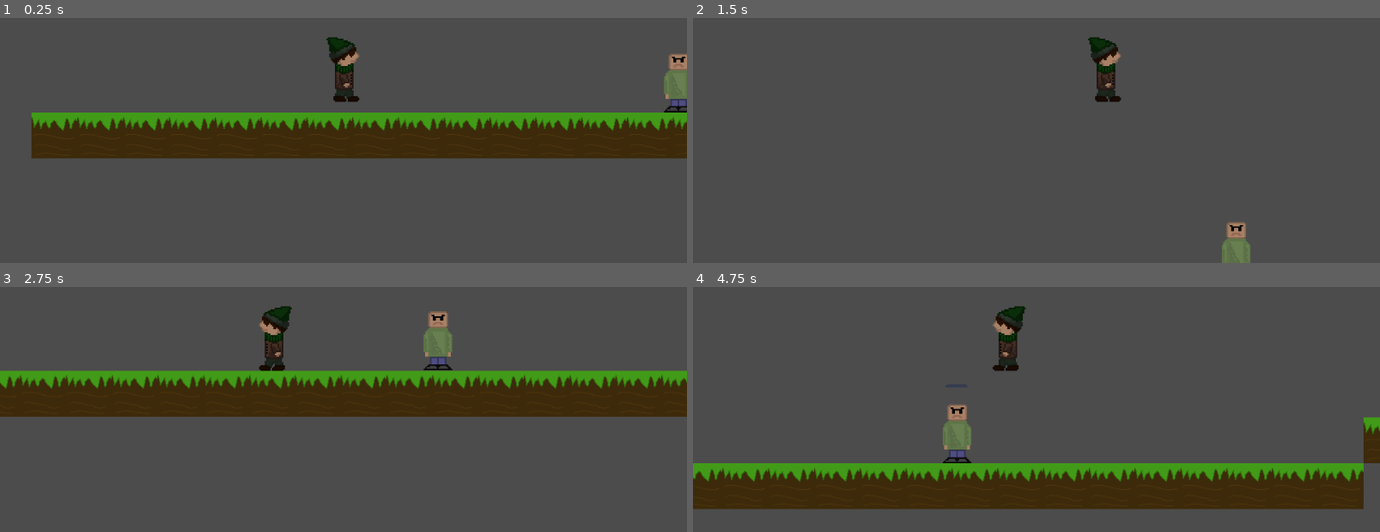
Above: before the commit, frames 1-4 (two rows, left to right).
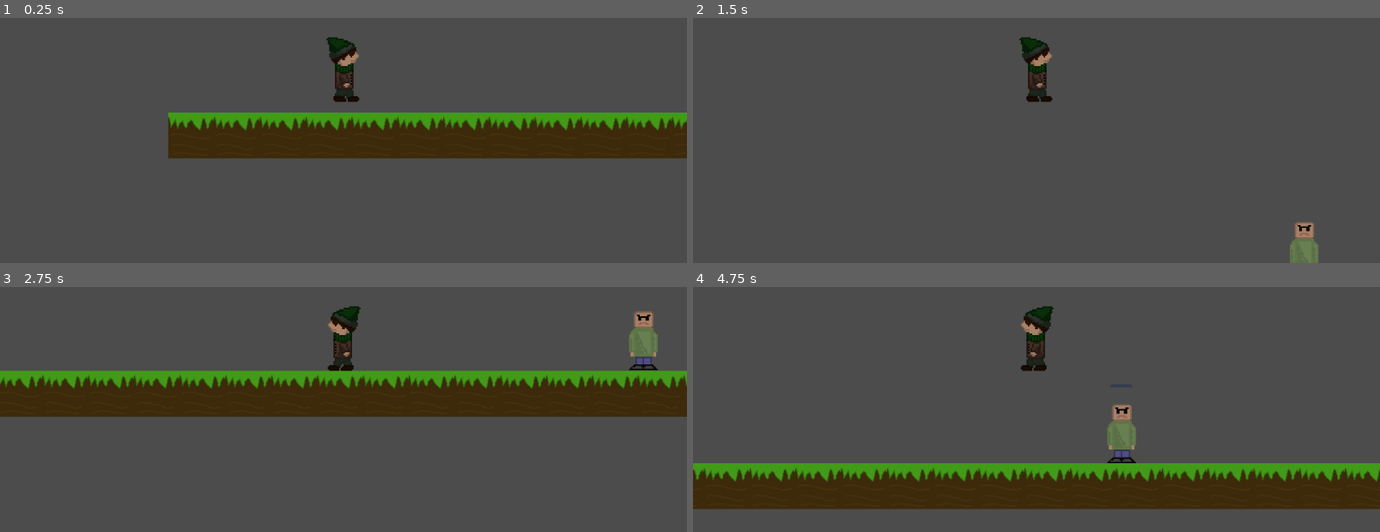
Above: after the commit, the same moments.

Repository: definitely-not-hentai/livre_jam_project
Game: Godot game, scene res://Scenes/Level_1.tscn
Two runs of this game, one before a commit and one after it. Both use one fixed random seed, a clock stepped at 60 frames per second and the inputs below. The engine's default icon, where the game draws it, is replaced by a stand-in: a white triangle on a blue panel in a dark square.
Inputs:
- Up to frame 1 (0.25 s): no input
- Up to frame 2 (1.5 s): tap Enter at 0.5 s; hold Right (ui_right) from 0.53 s (still down); tap Up (ui_up) at 0.77 s
- Up to frame 3 (2.75 s): tap Up (ui_up) at 1.52 s; release Right (ui_right) at 2.03 s; hold Left (ui_left) from 2.03 s (still down)
- Up to frame 4 (4.75 s): release Left (ui_left) at 2.78 s; hold Right (ui_right) 2.78-4.28 s; tap Up (ui_up) at 3.02, 3.77, 4.52 s; hold Left (ui_left) from 4.28 s (still down)

The runs differ from the first frame. In frame 1, 5.1% of the frame differs, in the area x 4-100%, y 14-58%; in frame 2, 2.8%; in frame 3, 4.9%; in frame 4, 6.5%, in the area x 0-100%, y 7-91%.

Commit message:
Monstros atacam se atacados

Diff:
--- a/Scenes/Level_1.tscn
+++ b/Scenes/Level_1.tscn
@@ -1,16 +1,16 @@
-[gd_scene load_steps=10 format=2]
+[gd_scene load_steps=11 format=2]
 
 [ext_resource path="res://Scripts/Level_1.gd" type="Script" id=1]
 [ext_resource path="res://TileSets/tiles.tres" type="TileSet" id=2]
-[ext_resource path="res://icon.png" type="Texture" id=3]
-[ext_resource path="res://Scenes/NPC.tscn" type="PackedScene" id=4]
-[ext_resource path="res://Scenes/Monster.tscn" type="PackedScene" id=5]
+[ext_resource path="res://Scenes/NPC.tscn" type="PackedScene" id=3]
+[ext_resource path="res://Scenes/Monster.tscn" type="PackedScene" id=4]
+[ext_resource path="res://icon.png" type="Texture" id=5]
 [ext_resource path="res://Scenes/Player.tscn" type="PackedScene" id=6]
 
 [sub_resource type="RectangleShape2D" id=1]
 
 custom_solver_bias = 0.0
-extents = Vector2( 1192.52, 31 )
+extents = Vector2( 8119.85, 31 )
 
 [sub_resource type="RectangleShape2D" id=2]
 
@@ -37,18 +37,39 @@
 "method": "back"
 } ]
 }
+
+[sub_resource type="Animation" id=4]
+
+resource_name = "Fall_end_anim"
+length = 1.0
+loop = false
+step = 0.1
+tracks/0/type = "method"
+tracks/0/path = NodePath("Player")
+tracks/0/interp = 1
+tracks/0/loop_wrap = true
+tracks/0/imported = false
+tracks/0/enabled = true
+tracks/0/keys = {
+"times": PoolRealArray( 0 ),
+"transitions": PoolRealArray( 1 ),
+"values": [ {
+"args": [  ],
+"method": "fix_camera"
+} ]
+}
 tracks/1/type = "method"
-tracks/1/path = NodePath("Player")
+tracks/1/path = NodePath(".")
 tracks/1/interp = 1
 tracks/1/loop_wrap = true
 tracks/1/imported = false
 tracks/1/enabled = true
 tracks/1/keys = {
-"times": PoolRealArray( 0 ),
+"times": PoolRealArray( 1 ),
 "transitions": PoolRealArray( 1 ),
 "values": [ {
-"args": [ false ],
-"method": "set_process"
+"args": [  ],
+"method": "back"
 } ]
 }
 
@@ -76,87 +97,75 @@
 format = 1
 tile_data = PoolIntArray( -524195, 0, 0, -524194, 0, 0, -524193, 0, 0, -524192, 0, 0, -524191, 0, 0, -524190, 0, 0, -52 …(1662 unchanged characters)…
 
-[node name="Floor" type="StaticBody2D" parent="." index="1"]
-
-position = Vector2( 581.631, 646.353 )
-input_pickable = false
-collision_layer = 1
-collision_mask = 1
-constant_linear_velocity = Vector2( 0, 0 )
-constant_angular_velocity = 0.0
-friction = 1.0
-bounce = 0.0
+[node name="Limite" type="Area2D" parent="." index="1"]
+
+position = Vector2( 587.969, 462.552 )
+input_pickable = true
+gravity_vec = Vector2( 0, 1 )
+gravity = 98.0
+linear_damp = 0.1
+angular_damp = 1.0
+audio_bus_override = false
+audio_bus_name = "Master"
 _sections_unfolded = [ "Collision" ]
-__meta__ = {
-"_edit_group_": true
-}
-
-[node name="Sprite" type="Sprite" parent="Floor" index="0"]
-
-position = Vector2( -178.582, -2.09509 )
-scale = Vector2( 37.0889, 1 )
-texture = ExtResource( 3 )
-
-[node name="CollisionShape2D" type="CollisionShape2D" parent="Floor" index="1"]
-
-position = Vector2( -184.17, -4.94238 )
+
+[node name="CollisionShape2D" type="CollisionShape2D" parent="Limite" index="0"]
+
+position = Vector2( 1798.16, 5.3822 )
 shape = SubResource( 1 )
 
-[node name="NPC" parent="." index="2" instance=ExtResource( 4 )]
+[node name="NPC" parent="." index="2" instance=ExtResource( 3 )]
 
 position = Vector2( 1031.93, 208.425 )
 _sections_unfolded = [ "Transform" ]
 
-[node name="Monster" parent="." index="3" instance=ExtResource( 5 )]
+[node name="Monster" parent="." index="3" instance=ExtResource( 4 )]
 
 position = Vector2( 2398.31, 62.9037 )
 WALKING = true
 FROM = 1900
 TO = 2400
-agressivo = false
-GRAVITY = 800
-
-[node name="Monster2" parent="." index="4" instance=ExtResource( 5 )]
+ATTACK_DELAY = 1.1
+
+[node name="Monster2" parent="." index="4" instance=ExtResource( 4 )]
 
 position = Vector2( 3422.58, -56.0365 )
 WALKING = true
 FROM = 3120
 TO = 3440
-agressivo = false
-GRAVITY = 800
-
-[node name="Monster3" parent="." index="5" instance=ExtResource( 5 )]
+ATTACK_DELAY = 1.1
+
+[node name="Monster3" parent="." index="5" instance=ExtResource( 4 )]
 
 position = Vector2( 2925.82, 190.184 )
 WALKING = true
 FROM = 2920
 TO = 3830
-agressivo = false
-GRAVITY = 800
-
-[node name="Monster4" parent="." index="6" instance=ExtResource( 5 )]
+ATTACK_DELAY = 1.1
+
+[node name="Monster4" parent="." index="6" instance=ExtResource( 4 )]
 
 position = Vector2( 5247.19, -61.2818 )
 WALKING = true
 FROM = 4550
 TO = 5250
-agressivo = false
-
-[node name="Monster6" parent="." index="7" instance=ExtResource( 5 )]
+ATTACK_DELAY = 1.1
+
+[node name="Monster6" parent="." index="7" instance=ExtResource( 4 )]
 
 position = Vector2( 5239.41, -481.475 )
 WALKING = true
 FROM = 4550
 TO = 5250
-agressivo = false
-
-[node name="Monster5" parent="." index="8" instance=ExtResource( 5 )]
+ATTACK_DELAY = 1.1
+
+[node name="Monster5" parent="." index="8" instance=ExtResource( 4 )]
 
 position = Vector2( 5851, -497.038 )
 WALKING = true
 FROM = 5450
 TO = 5850
-agressivo = false
+ATTACK_DELAY = 1.1
 
 [node name="Final" type="Area2D" parent="." index="9"]
 
@@ -171,21 +180,14 @@
 
 [node name="Sprite" type="Sprite" parent="Final" index="0"]
 
-texture = ExtResource( 3 )
+texture = ExtResource( 5 )
 
 [node name="CollisionShape2D" type="CollisionShape2D" parent="Final" index="1"]
 
 position = Vector2( 123.896, -103.247 )
 shape = SubResource( 2 )
 
-[node name="Player" parent="." index="10" instance=ExtResource( 6 )]
-
-position = Vector2( 563.818, 162.718 )
-GRAVITY = 1000
-WALK_SPEED = 300
-JUMP_SPEED = 700
-
-[node name="AnimationPlayer" type="AnimationPlayer" parent="." index="11"]
+[node name="AnimationPlayer" type="AnimationPlayer" parent="." index="10"]
 
 root_node = NodePath("..")
 autoplay = ""
@@ -193,4 +195,9 @@
 playback_default_blend_time = 0.0
 playback_speed = 1.0
 anims/End_anim = SubResource( 3 )
+anims/Fall_end_anim = SubResource( 4 )
 blend_times = [  ]
+
+[node name="Player" parent="." index="11" instance=ExtResource( 6 )]
+
+position = Vector2( 372.719, 163.065 )
--- a/Scenes/Monster.tscn
+++ b/Scenes/Monster.tscn
@@ -153,7 +153,12 @@
 [sub_resource type="RectangleShape2D" id=8]
 
 custom_solver_bias = 0.0
-extents = Vector2( 19.179, 34.7546 )
+extents = Vector2( 30.3049, 5.9215 )
+
+[sub_resource type="RectangleShape2D" id=9]
+
+custom_solver_bias = 0.0
+extents = Vector2( 254.167, 40.8019 )
 
 [node name="Monster" type="KinematicBody2D" index="0"]
 
@@ -168,9 +173,10 @@
 FROM = null
 TO = null
 agressivo = false
-GRAVITY = 700
+GRAVITY = 800
 WALK_SPEED = 200
-JUMP_SPEED = 600
+JUMP_SPEED = 700
+ATTACK_DELAY = 1.1
 
 [node name="CollisionShape2D" type="CollisionShape2D" parent="." index="0"]
 
@@ -183,6 +189,7 @@
 offset = Vector2( 0, -40 )
 vframes = 2
 hframes = 2
+frame = 3
 _sections_unfolded = [ "Animation", "Offset", "Region", "Transform", "Z Index" ]
 
 [node name="AnimationPlayer" type="AnimationPlayer" parent="." index="2"]
@@ -214,7 +221,7 @@
 
 [node name="CollisionShape2D" type="CollisionShape2D" parent="Ataque" index="0"]
 
-position = Vector2( -19.0645, -43.4542 )
+position = Vector2( -1.25324, -41.7023 )
 shape = SubResource( 8 )
 
 [node name="Putisse" type="Sprite" parent="." index="4"]
@@ -223,4 +230,26 @@
 position = Vector2( 0, -95.2669 )
 scale = Vector2( 0.150553, 0.150405 )
 texture = ExtResource( 3 )
-_sections_unfolded = [ "Transform" ]
+_sections_unfolded = [ "Transform", "Visibility" ]
+
+[node name="Deteccao" type="Area2D" parent="." index="5"]
+
+input_pickable = true
+gravity_vec = Vector2( 0, 1 )
+gravity = 98.0
+linear_damp = 0.1
+angular_damp = 1.0
+audio_bus_override = false
+audio_bus_name = "Master"
+
+[node name="CollisionShape2D" type="CollisionShape2D" parent="Deteccao" index="0"]
+
+position = Vector2( 1.629, -37.4671 )
+shape = SubResource( 9 )
+
+[node name="Attack_Timer" type="Timer" parent="." index="6"]
+
+process_mode = 1
+wait_time = 1.0
+one_shot = true
+autostart = false
--- a/Scenes/Player.tscn
+++ b/Scenes/Player.tscn
@@ -97,9 +97,9 @@
 collision/safe_margin = 0.08
 script = ExtResource( 1 )
 _sections_unfolded = [ "Collision", "Material", "Pause", "Pickable", "Transform", "Visibility", "Z Index", "collision" ]
-GRAVITY = 800
-WALK_SPEED = 200
-JUMP_SPEED = 500
+GRAVITY = 1000
+WALK_SPEED = 300
+JUMP_SPEED = 700
 
 [node name="CollisionShape2D" type="CollisionShape2D" parent="." index="0"]
 
@@ -123,7 +123,7 @@
 limit_right = 10000000
 limit_bottom = 10000000
 limit_smoothed = false
-drag_margin_h_enabled = true
+drag_margin_h_enabled = false
 drag_margin_v_enabled = false
 smoothing_enabled = false
 smoothing_speed = 5.0
@@ -136,6 +136,7 @@
 editor_draw_screen = true
 editor_draw_limits = false
 editor_draw_drag_margin = false
+_sections_unfolded = [ "Drag Margin" ]
 
 [node name="AnimationPlayer" type="AnimationPlayer" parent="." index="3"]
 
--- a/Scripts/Level_1.gd
+++ b/Scripts/Level_1.gd
@@ -5,10 +5,14 @@
 # var b = "textvar"
 
 func _ready():
-	$Final.connect("body_entered",self,"on_body_enter")
+	$Final.connect("body_entered",self,"on_final")
+	$Limite.connect("body_entered",self,"on_limite")
 	pass
 
-func on_body_enter(body):
+func on_limite(body):
+	if body.is_in_group("Player"):
+		$AnimationPlayer.play("Fall_end_anim")
+func on_final(body):
 	if body.is_in_group("Player"):
 		$AnimationPlayer.play("End_anim")
 	pass
--- a/Scripts/Monster.gd
+++ b/Scripts/Monster.gd
@@ -16,9 +16,13 @@
 export(int) var GRAVITY = 800
 export(int) var WALK_SPEED = 200
 export(int) var JUMP_SPEED = 700
+export(float) var ATTACK_DELAY = 1.1
 
 var last = false
 var is_attacking = false
+var ve_player = false
+var player
+var can_attack = true
 
 var linear_velocity = Vector2(0,0)
 
@@ -27,16 +31,32 @@
 	# Initialization here
 	add_to_group("Monster")
 	$AnimationPlayer.connect("animation_finished",self,"animation_end")
-	$Ataque.connect("body_entered",self,"ataque_entered")
+	#$Ataque.connect("body_entered",self,"ataque_entered")
+	$Deteccao.connect("body_entered",self,"player_entered")
+	$Deteccao.connect("body_exited",self,"player_exit")
+	$Attack_Timer.wait_time = ATTACK_DELAY
+	$Attack_Timer.connect("timeout",self,"attack_timeout")
 	if agressivo:
 		$Putisse.show()
 	pass
 
-func ataque_entered(body):
-	if is_attacking and body.is_in_group("Player"):
-		body.attack()
-		pass
-	pass
+func attack_timeout():
+	can_attack = true
+
+func player_entered(body):
+	if body.is_in_group("Player"):
+		ve_player = true
+		player = body
+
+func player_exit(body):
+	if body.is_in_group("Player"):
+		ve_player = false
+
+#func ataque_entered(body):
+#	if is_attacking and body.is_in_group("Player"):
+#		body.attack()
+#		pass
+#	pass
 
 func get_puto():
 	agressivo = true
@@ -63,20 +83,37 @@
 func _process(delta):
 	linear_velocity.x = 0
 	if WALKING:
-		if going_right:
-			if position.x < TO:
-				linear_velocity.x += WALK_SPEED
+		if agressivo and ve_player:
+			var distance = player.position - position
+			if distance.x < 0:
+				$Sprite.flip_h = true
 			else:
-				going_right = false
+				$Sprite.flip_h = false
+			if player.position.x < TO and player.position.x > FROM:
+				if distance.x < -40:
+					linear_velocity.x -= WALK_SPEED
+				elif distance.x > 40:
+					linear_velocity.x += WALK_SPEED
+			if distance.x < 50 and distance.x > -50 and can_attack:
+				can_attack = false
+				$Attack_Timer.start()
+				is_attacking = true
+				player.attack()
+				$AnimationPlayer.play("Attack")
+				pass
 		else:
-			if position.x > FROM:
-				linear_velocity.x -= WALK_SPEED
+			if going_right:
+				if position.x < TO:
+					linear_velocity.x += WALK_SPEED
+					$Sprite.flip_h = false
+				else:
+					going_right = false
 			else:
-				going_right = true
-	if linear_velocity.x > 0:
-		$Sprite.flip_h = false
-	if linear_velocity.x < 0:
-		$Sprite.flip_h = true
+				if position.x > FROM:
+					linear_velocity.x -= WALK_SPEED
+					$Sprite.flip_h = true
+				else:
+					going_right = true
 	if is_on_floor() or last:
 		linear_velocity.y = 0
 		if linear_velocity.x == 0 and not is_attacking:
--- a/Scripts/Player.gd
+++ b/Scripts/Player.gd
@@ -29,10 +29,19 @@
 		body_list.erase(body)
 	pass
 
+func fix_camera():
+	var camera = $Camera2D
+	remove_child(camera)
+	camera.position += position
+	get_parent().add_child(camera)
+
 func corpo_entrou(body):
 	if not body in body_list:
 		body_list.append(body)
 	pass
+
+func attack():
+	print("aiaiai")
 
 func animation_end(anim):
 	if anim == "Attack":
@@ -75,6 +84,8 @@
 				$AnimationPlayer.play("Walking")
 		if Input.is_action_pressed("ui_up"):
 			linear_velocity.y -= JUMP_SPEED
+	elif is_on_ceiling():
+		linear_velocity.y += GRAVITY*delta
 	elif not is_attacking:
 		$AnimationPlayer.play("Jump")
 	last = is_on_floor()
Not shown: 1 places in Scenes/Monster.tscn that only renumber resources
